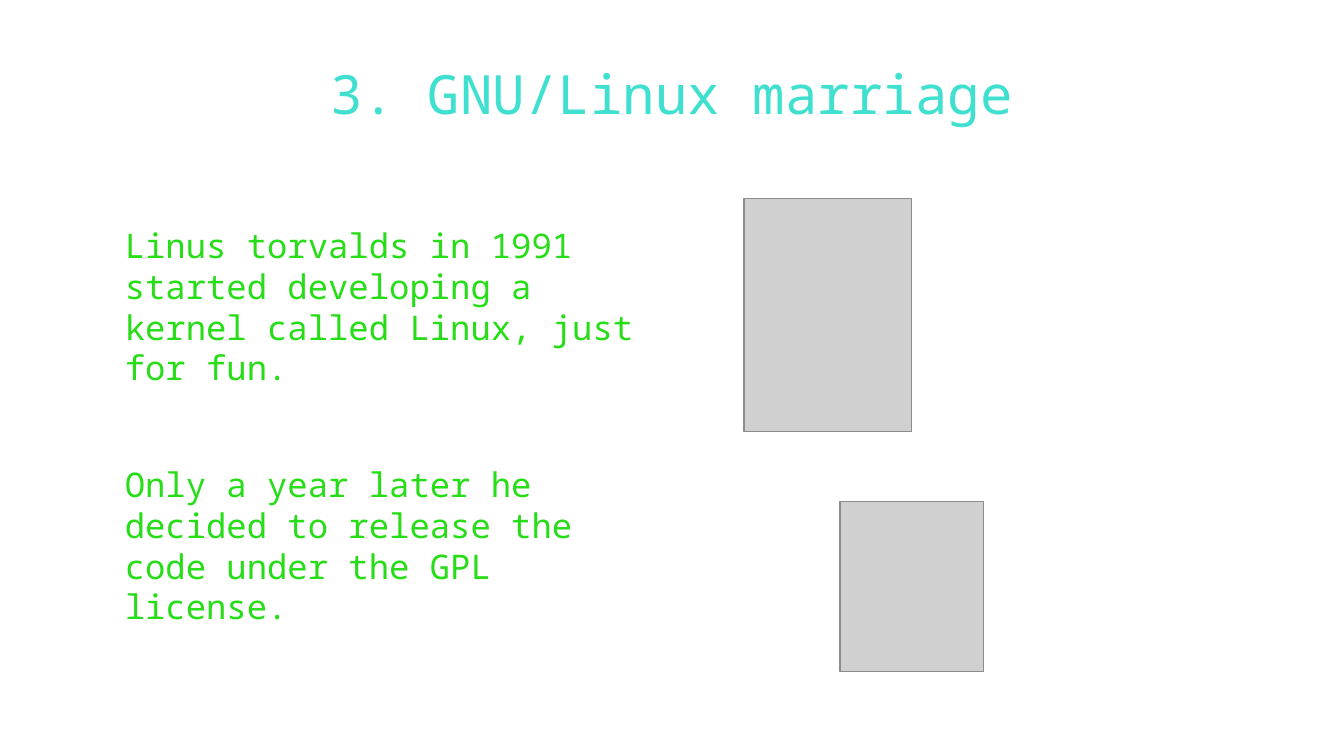
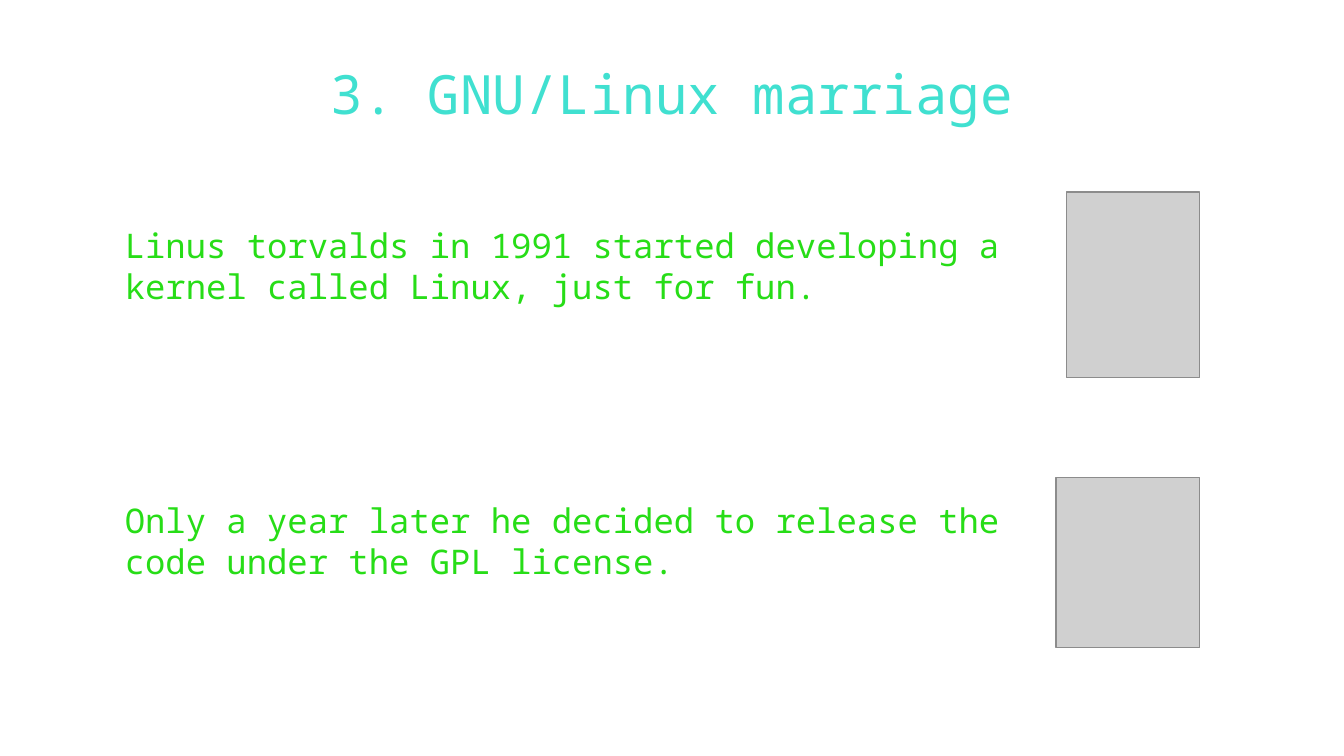
Before and after one commit to WAPEETY/open-source-presentation, a slide deck: slide 9 of open_source.odp (slide 8 before the commit). Drawn at 1344x756 pixels with LibreOffice and Linux fonts; fonts in the diff are those of the drawing; grey boxes stand for pictures; background and template pictures are left out. Boxes give left, top, right and bottom in pixels: in the first picture for what was removed or moved away, otherwise in the second. Text is boxed around its words. In the diff, an @@ line names an element or a change of style, - is before the commit and + after.

```diff
--- a/open_source.odp
+++ b/open_source.odp
@@ picture: place and size @@
-picture at [744, 199, 912, 433]
+picture at [1067, 191, 1200, 377]
@@ text "Linus torvalds in 1991 started ..." rewrapped from [125, 232, 633, 620] to [125, 232, 999, 575] @@
@@ picture: place and size @@
-picture at [840, 501, 984, 672]
+picture at [1056, 478, 1200, 649]
```
Also in this commit, not shown: 5 other slides changed, 1 slide added.
